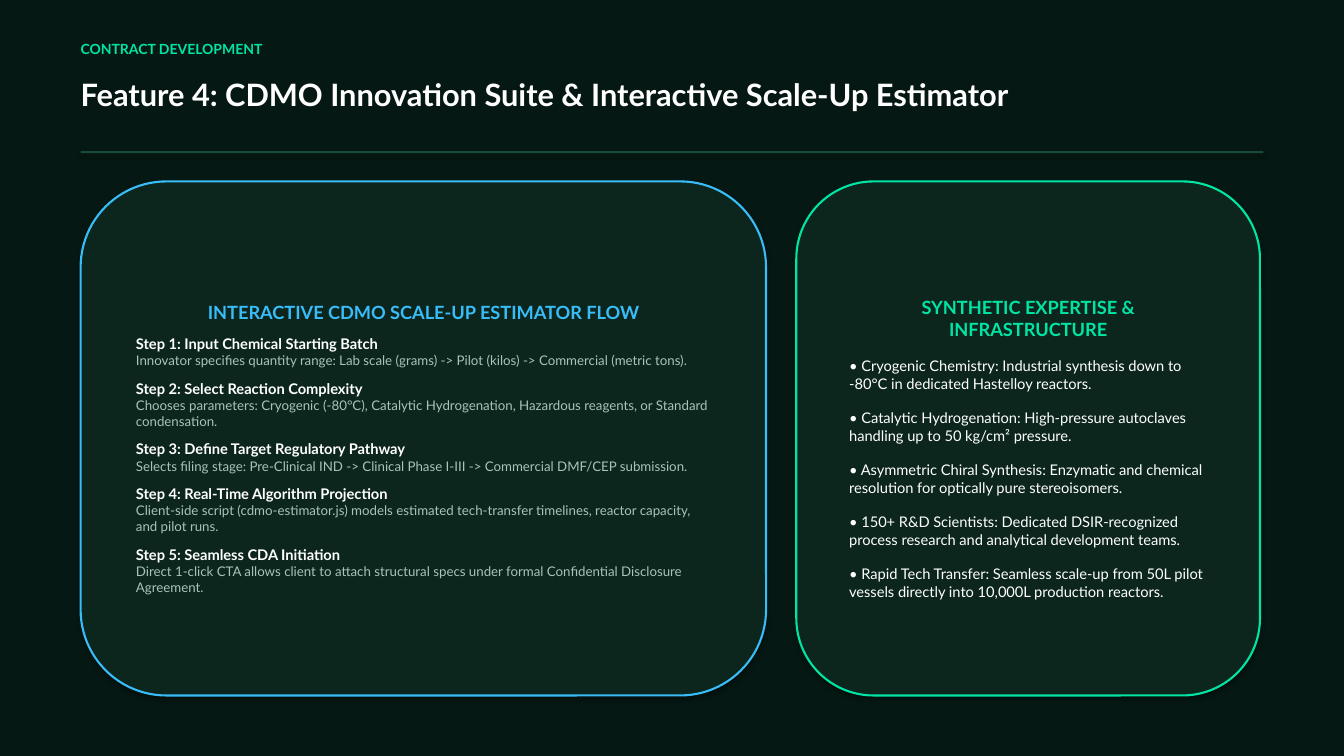
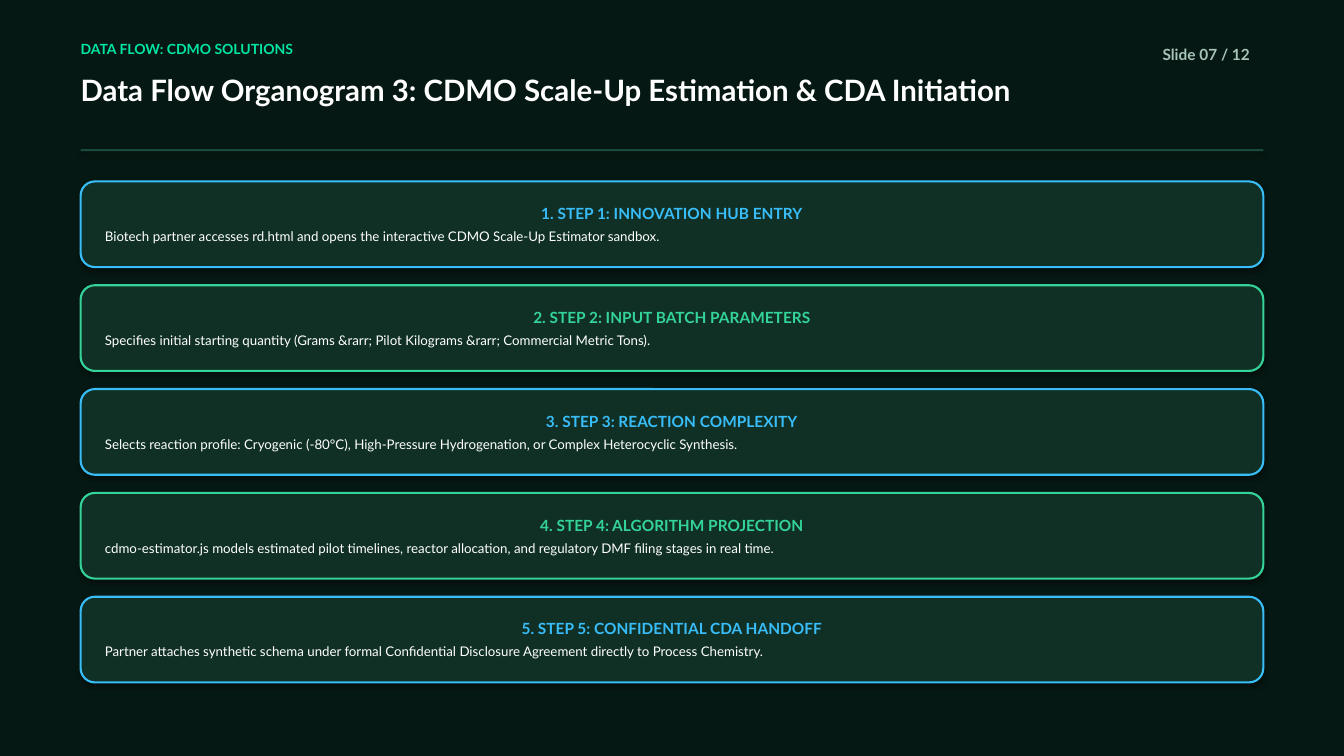
Before and after one commit to saikrishna-bethamcharla/vasudhapharma-green, a slide deck: slide 7 of Vasudha_Pharma_Executive_Presentation.pptx. Drawn at 1344x756 pixels with LibreOffice and Linux fonts; fonts in the diff are those of the drawing. Boxes give left, top, right and bottom in pixels: in the first picture for what was removed or moved away, otherwise in the second. Text is boxed around its words. In the diff, an @@ line names an element or a change of style, - is before the commit and + after.

Commit message:
docs(presentation): align deck with client feedback - focus on organograms, hero screenshot, and data highways

```diff
--- a/Vasudha_Pharma_Executive_Presentation.pptx
+++ b/Vasudha_Pharma_Executive_Presentation.pptx
@@ text at <box>81,43,293,54</box>: text changed @@
-CONTRACT DEVELOPMENT
+DATA FLOW: CDMO SOLUTIONS
@@ text added at <box>1163,48,1250,60</box>, 11 pt, text #A7C4B8, bold @@
+Slide 07 / 12
@@ text at <box>81,79,1011,107</box>: text changed; size 22 to 21 pt @@
-Feature 4: CDMO Innovation Suite & Interactive Scale-Up Estimator
+Data Flow Organogram 3: CDMO Scale-Up Estimation & CDA Initiation
@@ rounded rectangle "1. STEP 1: INNOVATION HUB ...": place and size @@
-rounded rectangle "1. STEP 1: INNOVATION HUB ..." at <box>797,181,1260,696</box>
+rounded rectangle "1. STEP 1: INNOVATION HUB ..." at <box>81,181,1263,267</box>
@@ rounded rectangle "1. STEP 1: INNOVATION HUB ..." at <box>81,181,1263,267</box>: fill #0C261E to #103026; outline #00E5A3 1.5 pt to #38BDF8 1.5 pt @@
@@ rounded rectangle removed at <box>81,181,766,696</box> @@
-INTERACTIVE CDMO SCALE-UP ESTIMATOR FLOW
-Step 1: Input Chemical Starting Batch
-Innovator specifies quantity range: Lab scale (grams) -> Pilot (kilos) -> Commercial (metric tons).
-Step 2: Select Reaction Complexity
-Chooses parameters: Cryogenic (-80°C), Catalytic Hydrogenation, Hazardous reagents, or Standard condensation.
-Step 3: Define Target Regulatory Pathway
-Selects filing stage: Pre-Clinical IND -> Clinical Phase I-III -> Commercial DMF/CEP submission.
-Step 4: Real-Time Algorithm Projection
-Client-side script (cdmo-estimator.js) models estimated tech-transfer timelines, reactor capacity, and pilot runs.
-Step 5: Seamless CDA Initiation
-Direct 1-click CTA allows client to attach structural specs under formal Confidential Disclosure Agreement.
@@ text in rounded rectangle at <box>105,207,802,244</box>: text changed; size 10.5 to 9.5 pt @@
-SYNTHETIC EXPERTISE & INFRASTRUCTURE
-• Cryogenic Chemistry: Industrial synthesis down to -80°C in dedicated Hastelloy reactors.
-• Catalytic Hydrogenation: High-pressure autoclaves handling up to 50 kg/cm² pressure.
-• Asymmetric Chiral Synthesis: Enzymatic and chemical resolution for optically pure stereoisomers.
-• 150+ R&D Scientists: Dedicated DSIR-recognized process research and analytical development teams.
-• Rapid Tech Transfer: Seamless scale-up from 50L pilot vessels directly into 10,000L production reactors.
+1. STEP 1: INNOVATION HUB ENTRY
+Biotech partner accesses rd.html and opens the interactive CDMO Scale-Up Estimator sandbox.
@@ rounded rectangle added at <box>81,285,1263,371</box>, fill #103026, outline #34D399 1.5 pt, 9.5 pt, text #FFFFFF @@
+2. STEP 2: INPUT BATCH PARAMETERS
+Specifies initial starting quantity (Grams &rarr; Pilot Kilograms &rarr; Commercial Metric Tons).
@@ rounded rectangle added at <box>81,389,1263,475</box>, fill #103026, outline #38BDF8 1.5 pt, 9.5 pt, text #FFFFFF @@
+3. STEP 3: REACTION COMPLEXITY
+Selects reaction profile: Cryogenic (-80°C), High-Pressure Hydrogenation, or Complex Heterocyclic Synthesis.
@@ rounded rectangle added at <box>81,493,1263,579</box>, fill #103026, outline #34D399 1.5 pt, 9.5 pt, text #FFFFFF @@
+4. STEP 4: ALGORITHM PROJECTION
+cdmo-estimator.js models estimated pilot timelines, reactor allocation, and regulatory DMF filing stages in real time.
@@ rounded rectangle added at <box>81,597,1263,683</box>, fill #103026, outline #38BDF8 1.5 pt, 9.5 pt, text #FFFFFF @@
+5. STEP 5: CONFIDENTIAL CDA HANDOFF
+Partner attaches synthetic schema under formal Confidential Disclosure Agreement directly to Process Chemistry.
```
Also in this commit, not shown: 4 other slides changed, 7 slides added, 7 slides removed, 2 other files.
